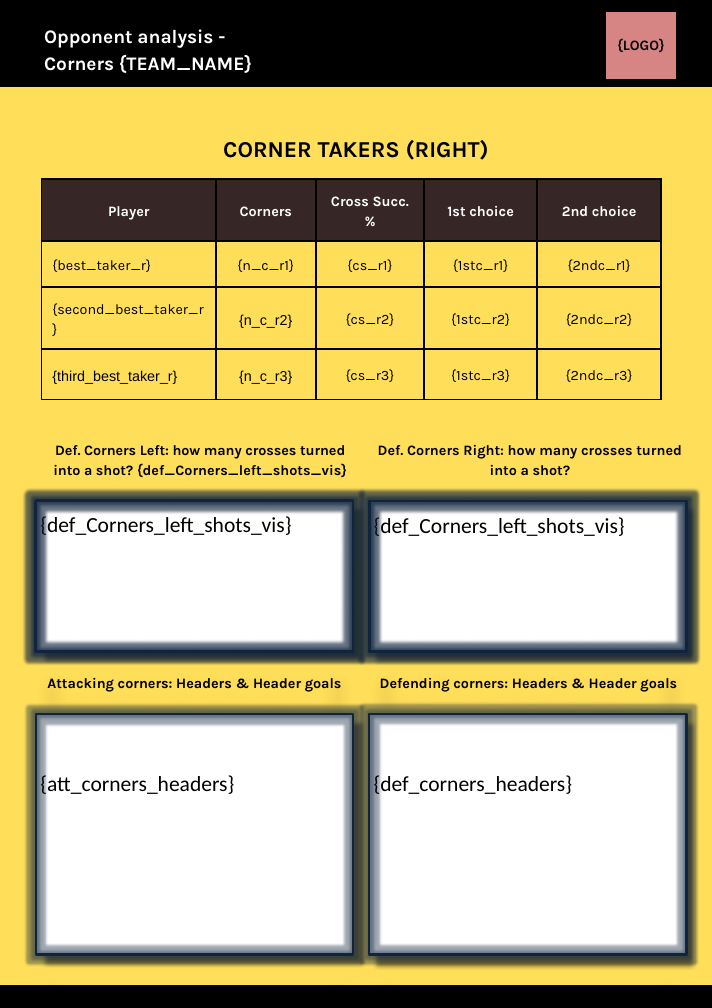
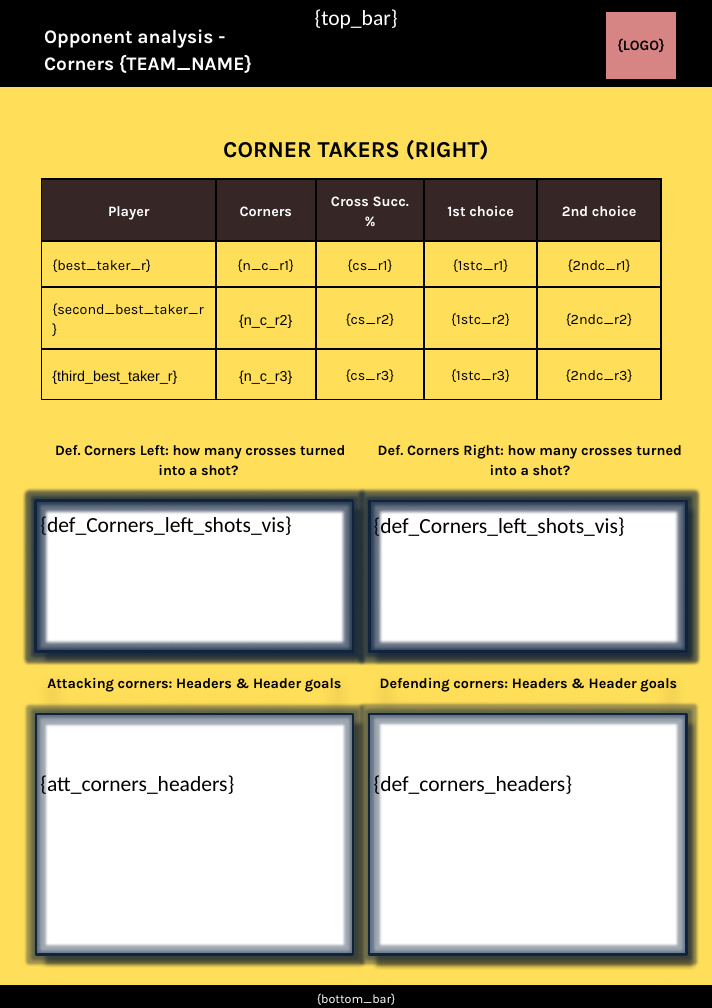
Before and after one commit to RoelandKramer/opp_analysis2, a slide deck: slide 2 of template_opp_analysis.pptx. Drawn at 712x1008 pixels with LibreOffice and Linux fonts; fonts in the diff are those of the drawing. Boxes give left, top, right and bottom in pixels: in the first picture for what was removed or moved away, otherwise in the second. Text is boxed around its words. In the diff, an @@ line names an element or a change of style, - is before the commit and + after.

```diff
--- a/template_opp_analysis.pptx
+++ b/template_opp_analysis.pptx
@@ freeform shape removed at (0,0,712,87) @@
@@ freeform shape added at (0,0,712,87), fill #000000, 18 pt, text #FFFFFF @@
+{top_bar}
@@ text at (55,445,345,476): text changed @@
-Def. Corners Left: how many crosses turned into a shot? {def_Corners_left_shots_vis}
+Def. Corners Left: how many crosses turned into a shot?
@@ text added at (317,993,396,1005), 10.4 pt, text #FFFFFF @@
+{bottom_bar}
```
Also in this commit, not shown: 1 other slide changed.
